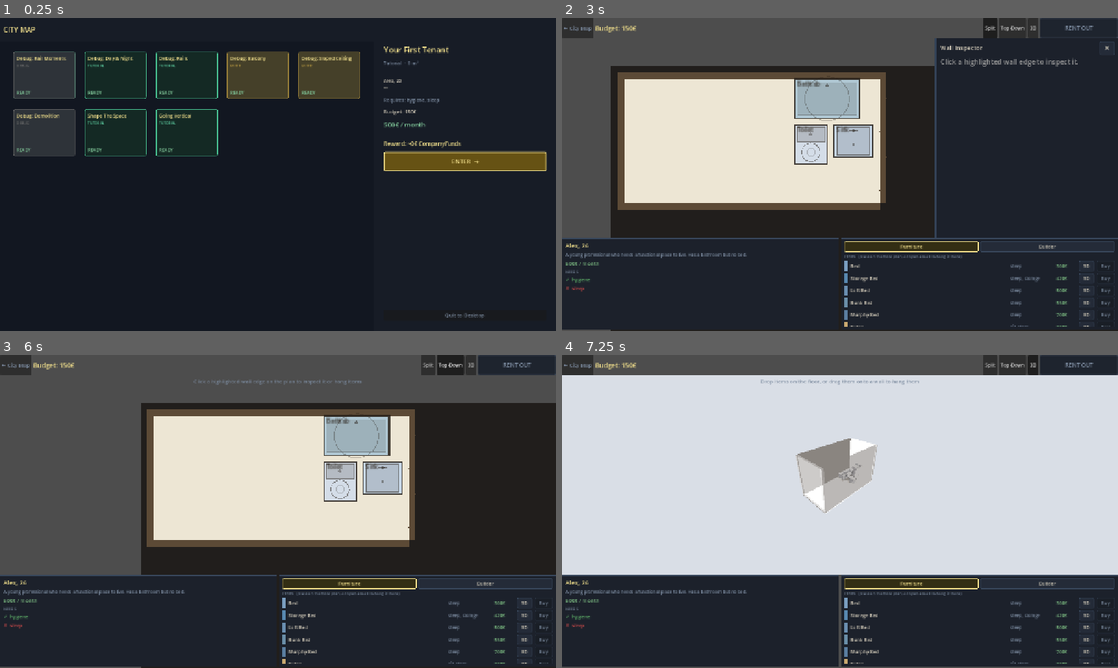
Above: before the commit, frames 1-4 (two rows, left to right).
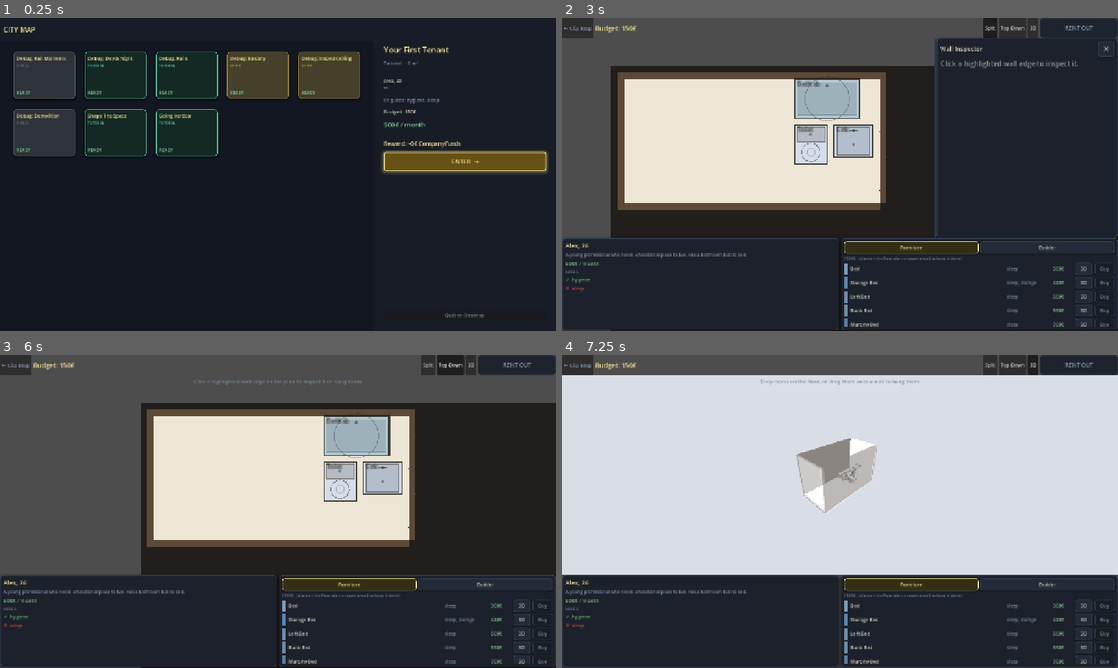
Above: after the commit, the same moments.

Repository: Bobovino/MakeItFit
Game: Godot game, scene res://scenes/CityMap.tscn
Two runs of this game, one before a commit and one after it. Both use one fixed random seed, a clock stepped at 60 frames per second and the inputs below.
Inputs:
- Up to frame 1 (0.25 s): no input
- Up to frame 2 (3 s): click "★ Replay" at 0.5 s; click "★ Replay" at 1.25 s; click "★ Replay" at 2 s; click "ENTER →" at 2.75 s
- Up to frame 3 (6 s): click "← City Map" at 3.5 s; click "ENTER →" at 4.25 s; click "Split" at 5 s; click "Top-Down" at 5.75 s
- Up to frame 4 (7.25 s): click "3D" at 6.5 s

The runs differ from the first frame. In frame 1, 0.5% of the frame differs, in the area x 2-99%, y 10-50%; in frame 2, 2.4%; in frame 3, 1.9%; in frame 4, 2.4%, in the area x 0-100%, y 0-100%.

Commit message:
Add rounded corners, shadows, and depth to buttons/cards/panels
Sharp 2-3px corners and flat styleboxes were the main thing making the UI
read as a prototype. Bumped corner radii, added anti-aliasing and subtle
drop shadows to GameTheme's buttons/panels, the Rent Out button, and the
City Map level cards (including their amber hover glow).

Diff:
--- a/scripts/CityMap.gd
+++ b/scripts/CityMap.gd
@@ -286,13 +286,19 @@
 	sn.bg_color     = Color(0.12, 0.15, 0.20)
 	sn.border_color = Color(0.22, 0.28, 0.36)
 	sn.set_border_width_all(1)
-	sn.set_corner_radius_all(3)
+	sn.set_corner_radius_all(7)
 	sn.set_content_margin_all(0)
+	sn.anti_aliasing = true
+	sn.shadow_color = Color(0, 0, 0, 0.30)
+	sn.shadow_size = 5
+	sn.shadow_offset = Vector2(0, 2)
 	card.add_theme_stylebox_override("normal", sn)
 
 	var sh := sn.duplicate() as StyleBoxFlat
 	sh.border_color = GameTheme.C_AMBER
 	sh.set_border_width_all(2)
+	sh.shadow_color = Color(0.95, 0.88, 0.55, 0.30)
+	sh.shadow_size = 8
 	card.add_theme_stylebox_override("hover", sh)
 	card.add_theme_stylebox_override("pressed", sh)
 
--- a/scripts/GameTheme.gd
+++ b/scripts/GameTheme.gd
@@ -62,16 +62,21 @@
 	n.set_content_margin(SIDE_RIGHT, 24)
 	n.set_content_margin(SIDE_TOP, 8)
 	n.set_content_margin(SIDE_BOTTOM, 8)
+	n.shadow_size = 8
+	n.shadow_color = Color(0.95, 0.88, 0.55, 0.25)
 	var h := _btn(Color(0.55, 0.44, 0.10), Color(1.0, 0.95, 0.68), 2)
 	h.set_content_margin(SIDE_LEFT, 24)
 	h.set_content_margin(SIDE_RIGHT, 24)
 	h.set_content_margin(SIDE_TOP, 8)
 	h.set_content_margin(SIDE_BOTTOM, 8)
+	h.shadow_size = 10
+	h.shadow_color = Color(1.0, 0.95, 0.68, 0.35)
 	var d := _btn(Color(0.12, 0.14, 0.18), Color(0.22, 0.26, 0.32), 1)
 	d.set_content_margin(SIDE_LEFT, 24)
 	d.set_content_margin(SIDE_RIGHT, 24)
 	d.set_content_margin(SIDE_TOP, 8)
 	d.set_content_margin(SIDE_BOTTOM, 8)
+	d.shadow_size = 0
 	return [n, h, d]
 
 
@@ -81,6 +86,11 @@
 	s.border_color = border
 	s.set_border_width_all(1)
 	s.set_content_margin_all(margin)
+	s.set_corner_radius_all(8)
+	s.anti_aliasing = true
+	s.shadow_color = Color(0, 0, 0, 0.35)
+	s.shadow_size = 6
+	s.shadow_offset = Vector2(0, 3)
 	return s
 
 
@@ -89,12 +99,13 @@
 	s.bg_color = bg
 	s.border_color = border
 	s.set_border_width_all(bw)
-	s.set_content_margin(SIDE_LEFT, 10)
-	s.set_content_margin(SIDE_RIGHT, 10)
-	s.set_content_margin(SIDE_TOP, 4)
-	s.set_content_margin(SIDE_BOTTOM, 4)
-	s.corner_radius_top_left     = 2
-	s.corner_radius_top_right    = 2
-	s.corner_radius_bottom_left  = 2
-	s.corner_radius_bottom_right = 2
+	s.set_content_margin(SIDE_LEFT, 12)
+	s.set_content_margin(SIDE_RIGHT, 12)
+	s.set_content_margin(SIDE_TOP, 6)
+	s.set_content_margin(SIDE_BOTTOM, 6)
+	s.set_corner_radius_all(5)
+	s.anti_aliasing = true
+	s.shadow_color = Color(0, 0, 0, 0.25)
+	s.shadow_size = 3
+	s.shadow_offset = Vector2(0, 2)
 	return s
